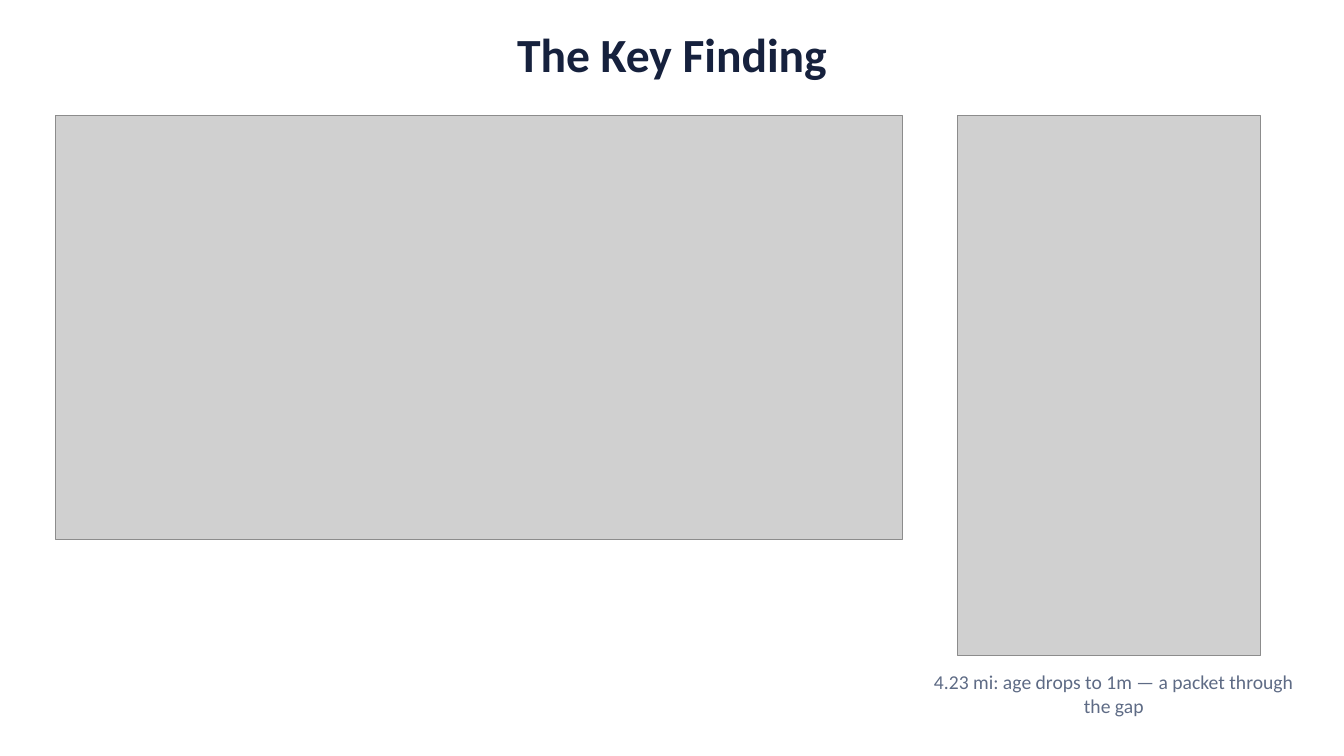
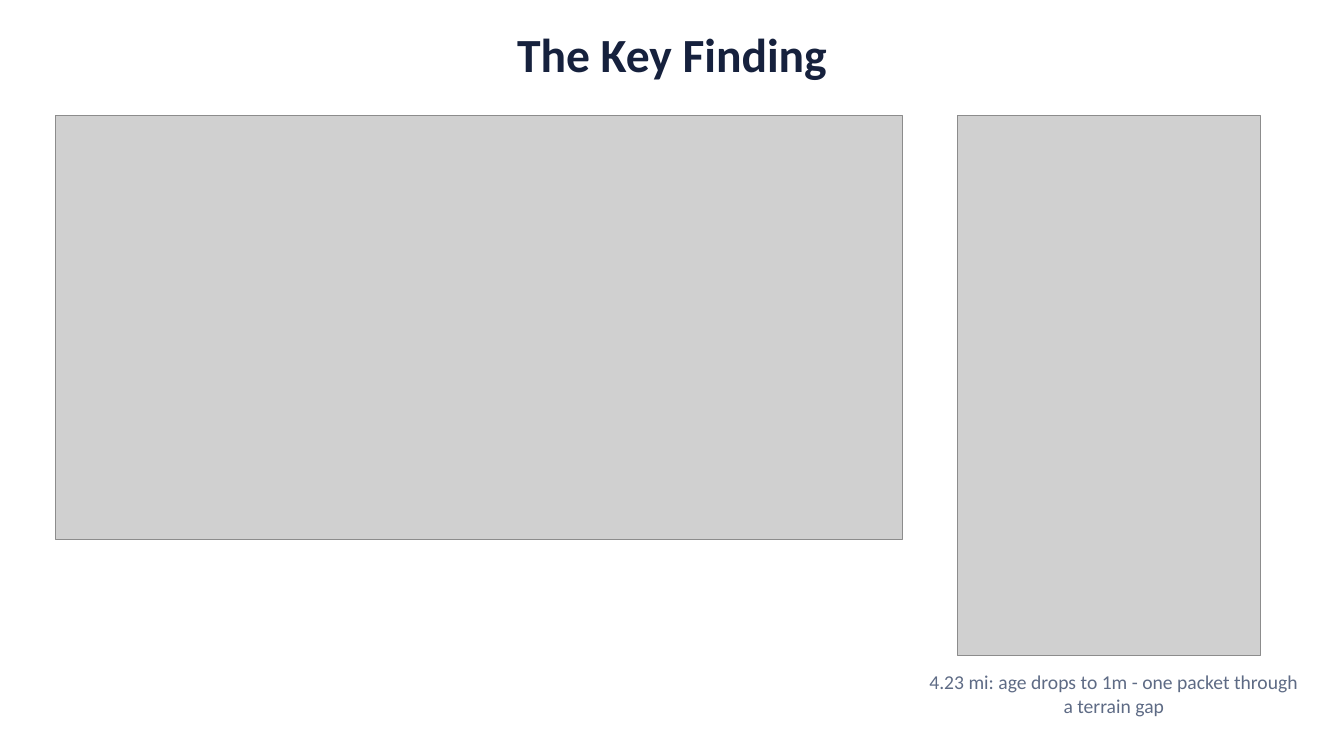
Before and after one commit to deosgracius/offgrid-vehicle-tracker, a slide deck: slide 5 of docs/presentations/Canyon_Demo_Presentation.pptx (slide 4 before the commit). Drawn at 1344x756 pixels with LibreOffice and Linux fonts; fonts in the diff are those of the drawing; grey boxes stand for pictures. Boxes give left, top, right and bottom in pixels: in the first picture for what was removed or moved away, otherwise in the second. Text is boxed around its words. In the diff, an @@ line names an element or a change of style, - is before the commit and + after.

```diff
--- a/docs/presentations/Canyon_Demo_Presentation.pptx
+++ b/docs/presentations/Canyon_Demo_Presentation.pptx
@@ text at (929,675,1298,717): text changed @@
-4.23 mi: age drops to 1m — a packet through the gap
+4.23 mi: age drops to 1m - one packet through a terrain gap
```
Also in this commit, not shown: 4 other slides changed, 3 slides added, 1 slide removed.
